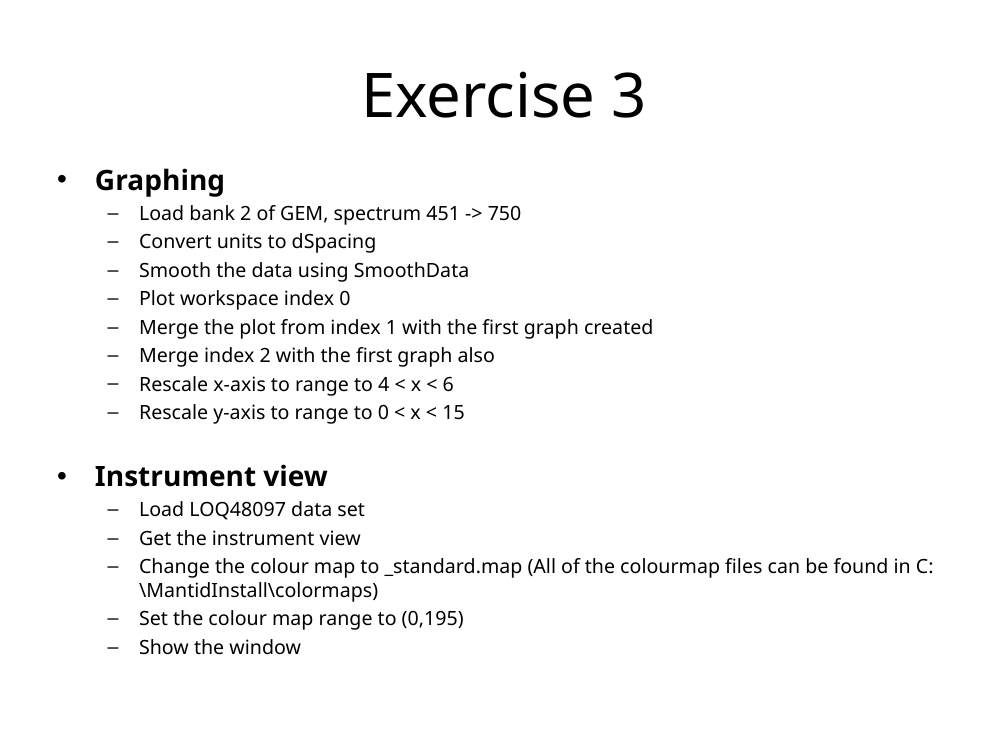
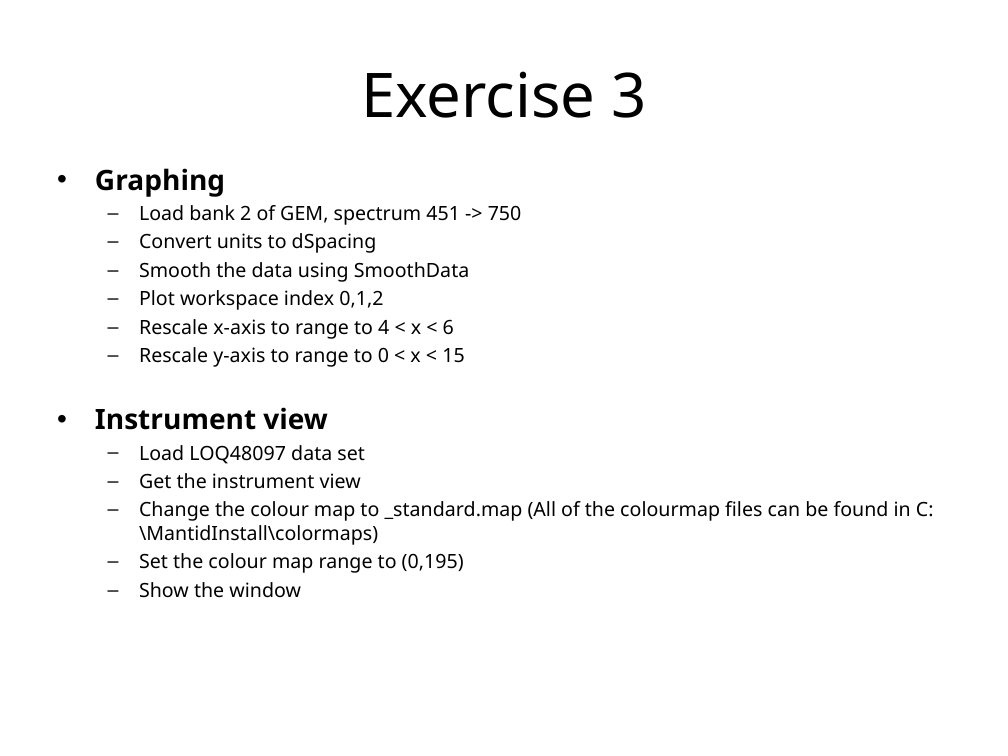
Before and after one commit to mantidproject/documents, a slide deck: slide 24 of Presentations/Python training course/Python in Mantid.ppt. Drawn at 1008x756 pixels with LibreOffice and Linux fonts; fonts in the diff are those of the drawing; background and template pictures are left out. Boxes give left, top, right and bottom in pixels: in the first picture for what was removed or moved away, otherwise in the second. Text is boxed around its words. In the diff, an @@ line names an element or a change of style, - is before the commit and + after.

```diff
--- a/Presentations/Python training course/Python in Mantid.ppt
+++ b/Presentations/Python training course/Python in Mantid.ppt
@@ text at bbox=[139, 290, 383, 310]: text changed @@
-  – Plot workspace index 0
-  – Merge the plot from index 1 with the first graph created
-  – Merge index 2 with the first graph also
+  – Plot workspace index 0,1,2
```
Also in this commit, not shown: 1 other slide changed, 5 other files.
